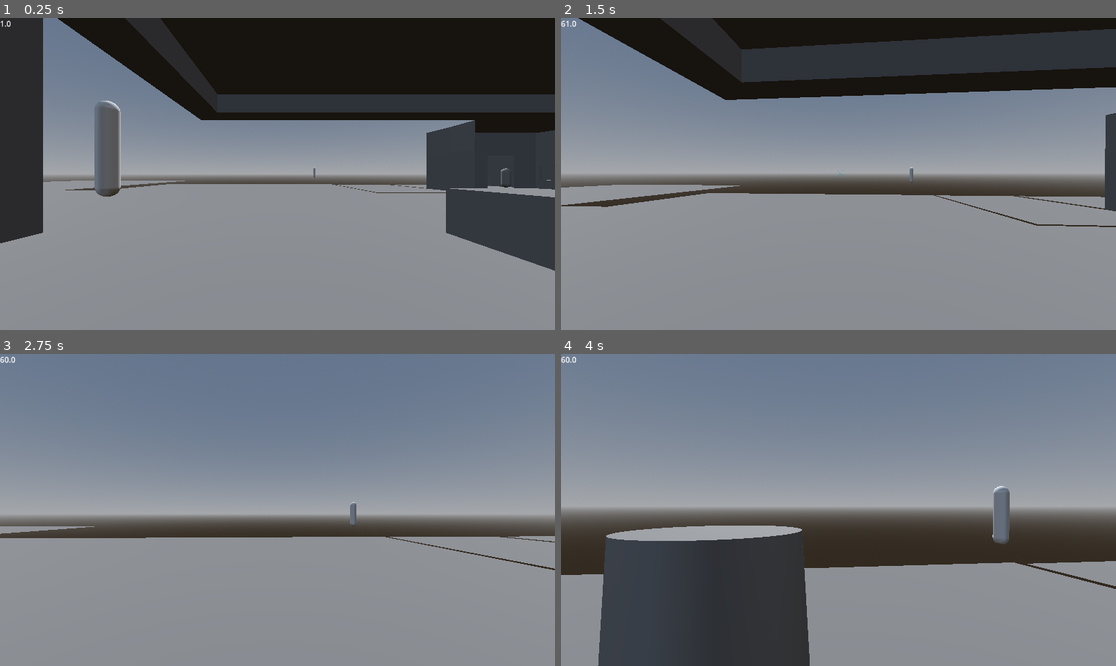
Above: before the commit, frames 1-4 (two rows, left to right).
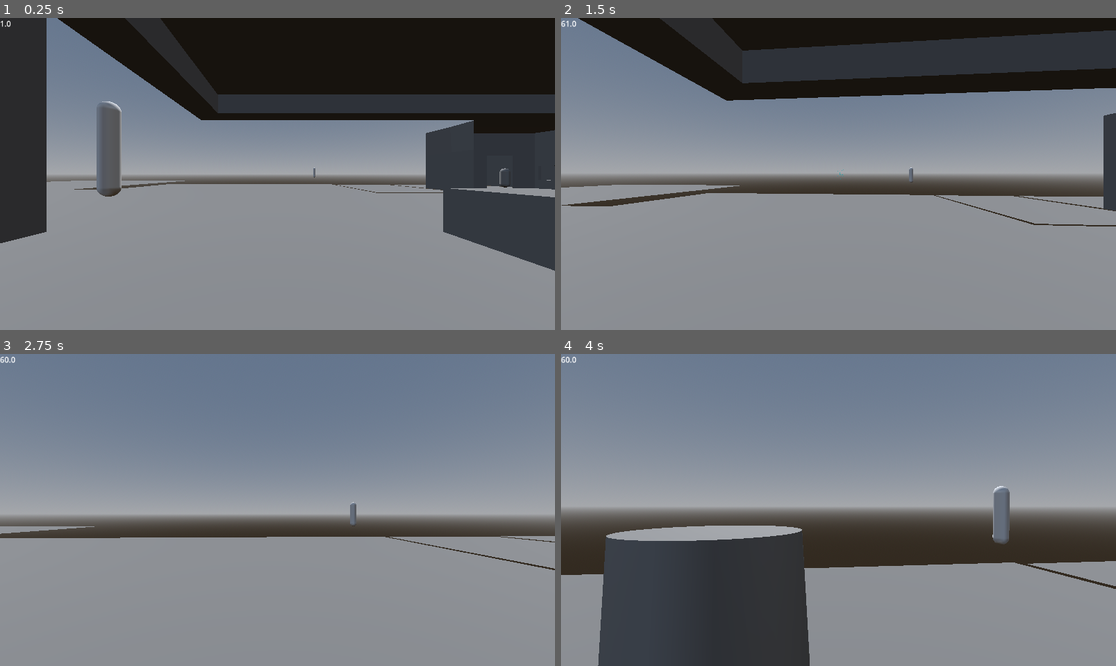
Above: after the commit, the same moments.

Repository: mFieldHouses/phase-two-the-dre-files
Game: Godot game, scene res://scenes/base_scene.tscn
The game is run twice, just before and just after one commit, with the same random seed, the same clock (stepped at 60 frames per second) and the same inputs.
Inputs (mouse positions are in pixels of both pictures, inside the frame that each line leads up to):
- Up to frame 1 (0.25 s): no input
- Up to frame 2 (1.5 s): move the mouse to (866, 174) at 0.52 s; hold W (forward) from 0.53 s (still down); click (866, 174) at 0.6 s; tap Space (jump) at 0.77 s; move the mouse to (810, 174) at 1.27 s; click (810, 174) at 1.35 s
- Up to frame 3 (2.75 s): keep holding W (forward); tap Space (jump) at 1.52 s; move the mouse to (288, 503) at 2.02 s; tap Shift (sprint) at 2.1 s; click (288, 503) at 2.3 s
- Up to frame 4 (4 s): keep holding W (forward); move the mouse to (832, 516) at 2.77 s; tap C (switch_camera) at 2.85 s; tap Space (jump) at 3.02, 3.77 s; click (832, 516) at 3.05 s; move the mouse to (877, 513) at 3.52 s; click (877, 513) at 3.6 s

The runs differ from the first frame. In frame 1, 1.0% of the frame differs, in the area x 7-100%, y 0-69%; in frame 2, 0.8%; in frame 3, less than 0.1%; in frame 4, nothing differs.

Commit message:
positron beam shader

Diff:
--- /dev/null
+++ b/assets/positron_beam.gdshader
@@ -0,0 +1,32 @@
+shader_type spatial;
+
+render_mode unshaded;
+
+uniform float cylinder_length = 2.0;
+varying float vertex_pos_y;
+
+uniform sampler2D noise_tex;
+
+uniform float rotation_speed = 1.0;
+uniform float emission_speed = 1.0;
+uniform float stretch = 1.0;
+
+void vertex() {
+	vertex_pos_y = VERTEX.y * cylinder_length;
+	// Called for every vertex the material is visible on.
+}
+
+void fragment() {
+	float blue_fac = texture(noise_tex, vec2(UV.x + TIME / 10.0 * rotation_speed, (UV.y / 3.0 / stretch + (TIME * 0.6 * emission_speed)) * cylinder_length)).r;
+	blue_fac *= 0.8;
+	blue_fac += 0.5;
+	blue_fac = clamp(pow(blue_fac, 7.0), 0.0, 1.0);
+
+	ALBEDO = vec3(0.0, 1.0 - pow(blue_fac, 0.6), 1.0);
+	ALPHA = 1.0 - blue_fac;
+}
+
+//void light() {
+//	// Called for every pixel for every light affecting the material.
+//	// Uncomment to replace the default light processing function with this one.
+//}
--- a/scenes/base_scene.tscn
+++ b/scenes/base_scene.tscn
@@ -1,8 +1,9 @@
-[gd_scene load_steps=19 format=3 uid="uid://deh5bo4gy3xt8"]
+[gd_scene load_steps=23 format=3 uid="uid://deh5bo4gy3xt8"]
 
 [ext_resource type="Texture2D" uid="uid://b4lbp8gysjntr" path="res://steveolenski-2197064075.jpg" id="1_gf1bn"]
 [ext_resource type="Script" uid="uid://ba5jmmlk01dbe" path="res://scenes/character_body_3d.gd" id="1_ha2ph"]
 [ext_resource type="PackedScene" uid="uid://btahjfqrgbbm7" path="res://scenes/main.tscn" id="2_ha2ph"]
+[ext_resource type="Shader" uid="uid://b1fkx05ro328y" path="res://assets/positron_beam.gdshader" id="3_e5sna"]
 [ext_resource type="Texture2D" uid="uid://df1f0fpqf6f6a" path="res://assets/positron.png" id="3_mryrf"]
 [ext_resource type="Script" uid="uid://c7q2884cr78hx" path="res://scenes/player_ui.gd" id="3_pmxr0"]
 [ext_resource type="PackedScene" uid="uid://cm7cfedd4qe2x" path="res://scenes/practice_target.tscn" id="4_osw8o"]
@@ -15,8 +16,29 @@
 [sub_resource type="BoxShape3D" id="BoxShape3D_qcxwf"]
 size = Vector3(53.157074, 1.3828125, 18.334534)
 
-[sub_resource type="BoxMesh" id="BoxMesh_pmxr0"]
-size = Vector3(0.25, 0.25, 0.25)
+[sub_resource type="FastNoiseLite" id="FastNoiseLite_e5sna"]
+fractal_gain = 0.935
+fractal_weighted_strength = 0.76
+
+[sub_resource type="NoiseTexture2D" id="NoiseTexture2D_vjnli"]
+noise = SubResource("FastNoiseLite_e5sna")
+seamless = true
+
+[sub_resource type="ShaderMaterial" id="ShaderMaterial_e5sna"]
+render_priority = 0
+shader = ExtResource("3_e5sna")
+shader_parameter/cylinder_length = 7.95
+shader_parameter/noise_tex = SubResource("NoiseTexture2D_vjnli")
+shader_parameter/rotation_speed = 1.0
+shader_parameter/emission_speed = 1.0
+shader_parameter/stretch = 5.675
+
+[sub_resource type="CylinderMesh" id="CylinderMesh_mryrf"]
+material = SubResource("ShaderMaterial_e5sna")
+top_radius = 0.125
+bottom_radius = 0.125
+cap_top = false
+cap_bottom = false
 
 [sub_resource type="StandardMaterial3D" id="StandardMaterial3D_01ccw"]
 transparency = 1
@@ -80,7 +102,7 @@
 script = ExtResource("1_ha2ph")
 
 [node name="Camera3D" type="Camera3D" parent="player"]
-transform = Transform3D(1, 0, 0, 0, 1, 0, 0, 0, 1, 0, 0.6, -0.4)
+transform = Transform3D(1, 0, 0, 0, 1, 0, 0, 0, 1, 0, 0.6, -0.3185196)
 current = true
 fov = 80.0
 
@@ -90,8 +112,8 @@
 collision_mask = 5
 
 [node name="PositronBeamMesh" type="MeshInstance3D" parent="player/Camera3D"]
-transform = Transform3D(1, 0, 0, 0, 1, 0, 0, 0, 1, 0, -0.6, 0.040966034)
-mesh = SubResource("BoxMesh_pmxr0")
+transform = Transform3D(1, 0, 0, 0, -4.371139e-08, 1, 0, -1, -4.371139e-08, 0, -0.6, 0.040966034)
+mesh = SubResource("CylinderMesh_mryrf")
 skeleton = NodePath("../..")
 
 [node name="PositronHitParticles" type="CPUParticles3D" parent="player/Camera3D"]
--- a/scenes/character_body_3d.gd
+++ b/scenes/character_body_3d.gd
@@ -113,7 +113,8 @@
 	else:
 		_length = 100.0
 
-	$Camera3D/PositronBeamMesh.mesh.size.z = _length
+	$Camera3D/PositronBeamMesh.mesh.height = _length #we gaan er hier van uit dat de mesh een CylinderMesh is
+	$Camera3D/PositronBeamMesh.get_active_material(0).set_shader_parameter("cylinder_length", _length)
 	$Camera3D/PositronBeamMesh.position.z = _length / -2.0 #negatieve Z is naar voren
 	$Camera3D/PositronHitParticles.position.z = -_length #particles zijn relatief aan camera dus we hoeven alleen z coordinaat aan te passen
 
Not shown, added: assets/positron_beam.gdshader.uid
